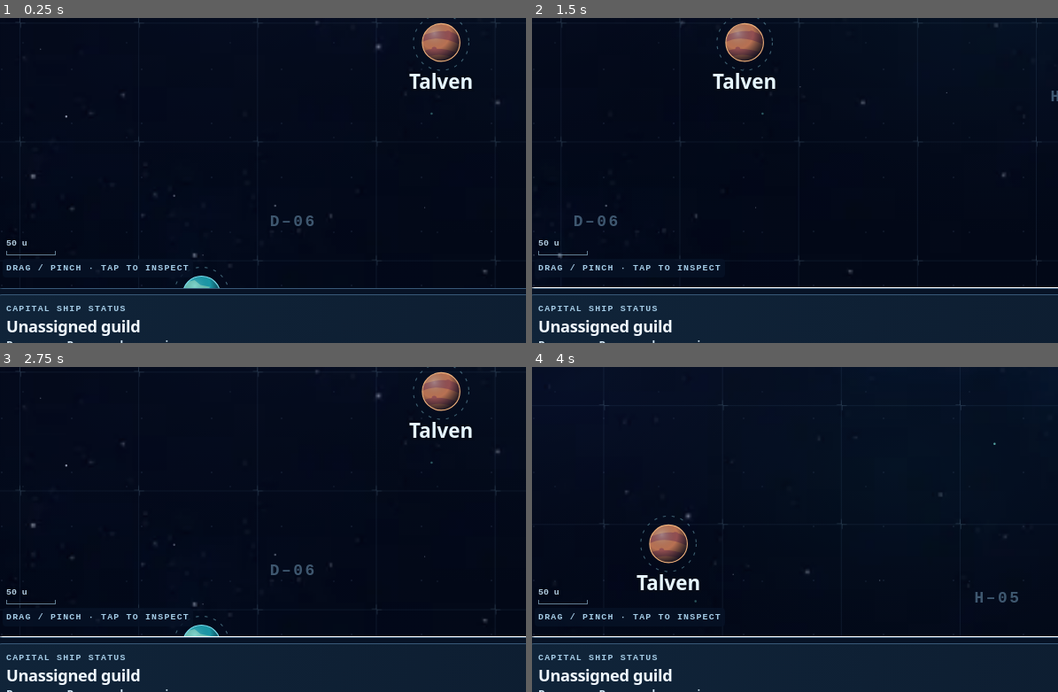
Above: before the commit, frames 1-4 (two rows, left to right).
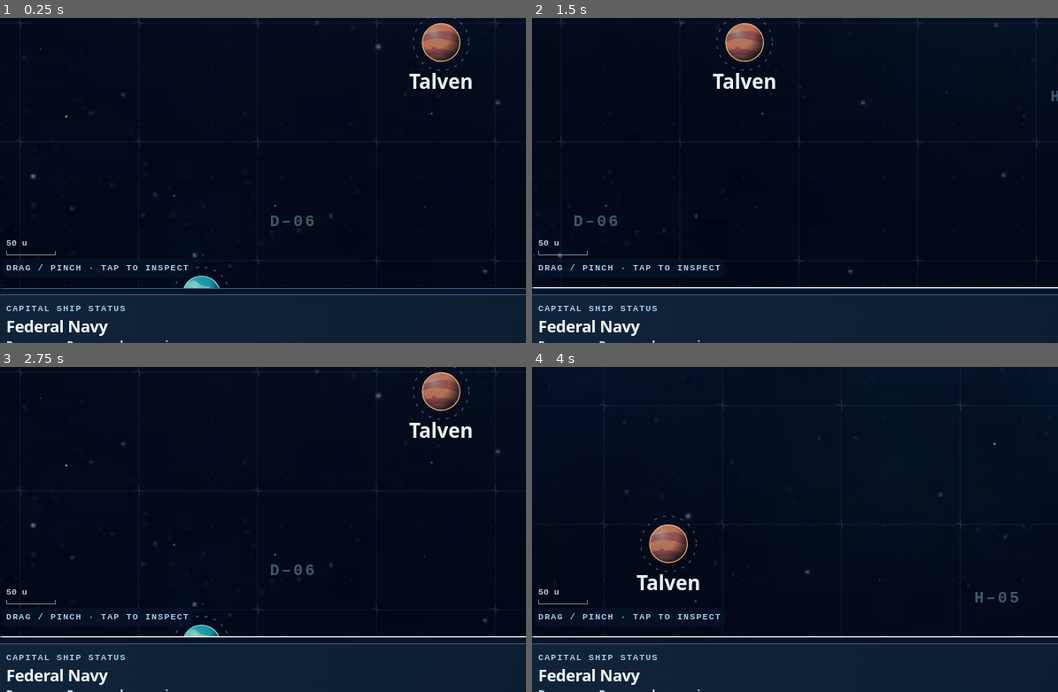
Above: after the commit, the same moments.

Repository: gambizt3-dev/rift-runner
Game: browser game, page galaxy-map.html
The game is run twice, just before and just after one commit, with the same random seed, the same clock (stepped at 60 frames per second) and the same inputs.
Inputs (mouse positions are % of the whole screen's width and height, from its top left):
- Up to frame 1 (0.25 s): no input
- Up to frame 2 (1.5 s): click (50, 43) at 0.27 s; hold Right from 1.03 s (still down); tap Ctrl at 1.1 s
- Up to frame 3 (2.75 s): release Right at 1.53 s; hold Down 1.58-1.85 s; tap Ctrl at 1.6, 2.1, 2.6 s; hold Left 1.9-2.47 s; hold Up from 2.52 s (still down)
- Up to frame 4 (4 s): release Up at 2.82 s; hold Right 2.87-3.53 s; tap Ctrl at 3.1, 3.6 s; hold Up 3.58-3.82 s; hold Left from 3.87 s (still down)
The pictures show only the part of the screen within x 1-51%, y 44-94%; the shares and areas given below are measured in that part.

The runs differ from the first frame. In frame 1, 0.6% of the frame differs, in the area x 1-27%, y 92-98%; in frame 2, 0.6%; in frame 3, 0.6%; in frame 4, 0.6%.

Commit message:
Assign Pegasus and Bifrost to the Federal Navy

Diff:
--- a/carrier-multicrew.html
+++ b/carrier-multicrew.html
@@ -108,7 +108,7 @@
  <nav class="directory-actions" aria-label="Pilot affiliation"><a href="./pilot-profile.html?view=status">Manage my affiliation</a></nav>
  <noscript><p>The online vessel registry needs JavaScript. You can still return to the Deck Map.</p></noscript>
 </main>
-<script src="./guild-vessel-identity.js?v=253"></script>
+<script src="./guild-vessel-identity.js?v=254"></script>
 <script>
 'use strict';
 (async()=>{
--- a/carrier.html
+++ b/carrier.html
@@ -15,7 +15,7 @@
 <link rel="stylesheet" href="./carrier.css?v=246">
 <script src="./pilot-credits.js?v=250" defer></script>
 <script src="./carrier-view.js?v=6" defer></script>
-<script src="./guild-vessel-identity.js?v=253" defer></script>
+<script src="./guild-vessel-identity.js?v=254" defer></script>
 <script src="./vessel-exterior.js?v=253" defer></script>
 <script src="./carrier-audio.js?v=156" defer></script>
 <script src="./carrier-particles.js?v=1" defer></script>
--- a/galaxy-map.html
+++ b/galaxy-map.html
@@ -11,7 +11,7 @@
 <script src="./pilot-missions.js?v=159" defer></script>
 <script src="./wing-rendezvous.js?v=185" defer></script>
 <script src="./galaxy-shared.js?v=220" defer></script>
-<script src="./guild-vessel-identity.js?v=253" defer></script>
+<script src="./guild-vessel-identity.js?v=254" defer></script>
 <script src="./galaxy-map.js?v=230" defer></script>
 </head>
 <body>
--- a/guild-vessel-identity.js
+++ b/guild-vessel-identity.js
@@ -4,11 +4,11 @@
  const id=value=>typeof value==='string'&&/^[a-z0-9][a-z0-9-]{0,63}$/.test(value);
  const unassigned='Unassigned guild';
  const configured={
-  guilds:[],
+  guilds:[{id:'federal-navy',name:'Federal Navy',type:'military'}],
   commanders:[{id:'bishop',name:'Bishop',title:'Admiral'},{id:'adaline',name:'Adaline',title:'Admiral'}],
   vessels:[
-   {id:'rift-carrier',designation:'Rift Carrier',name:'Pegasus',kind:'carrier',vesselClass:'Pegasus-class carrier',profession:'Military',guildId:null,commanderId:'bishop'},
-   {id:'bifrost',designation:'Bifrost',name:'Bifrost',kind:'carrier',vesselClass:'Bifrost-class carrier',profession:'Military',guildId:null,commanderId:'adaline'}
+   {id:'rift-carrier',designation:'Rift Carrier',name:'Pegasus',kind:'carrier',vesselClass:'Pegasus-class carrier',profession:'Military',guildId:'federal-navy',commanderId:'bishop'},
+   {id:'bifrost',designation:'Bifrost',name:'Bifrost',kind:'carrier',vesselClass:'Bifrost-class carrier',profession:'Military',guildId:'federal-navy',commanderId:'adaline'}
   ]
  };
  const identity=(vessel,guild,commander,status)=>Object.freeze({vessel,guild,commander,guildLabel:guild?.name??unassigned,status});
--- a/pilot-profile.html
+++ b/pilot-profile.html
@@ -12,7 +12,7 @@
 <script src="./fighter-registry.js?v=253" defer></script>
 <script src="./pilot-missions.js?v=108" defer></script>
 <script src="./wing-rendezvous.js?v=185" defer></script>
-<script src="./guild-vessel-identity.js?v=253" defer></script>
+<script src="./guild-vessel-identity.js?v=254" defer></script>
 <script src="./pilot-profile.js?v=255" defer></script>
 </head>
 <body>
--- a/tests/bifrost-directory.test.mjs
+++ b/tests/bifrost-directory.test.mjs
@@ -43,7 +43,7 @@
  assert.equal(nodes['multicrew-vessel'].textContent,'Pegasus');
  assert.equal(nodes['bifrost-vessel'].textContent,'Bifrost');
  assert.equal(nodes['bifrost-admiral'].textContent,'Admiral Adaline');
- assert.equal(nodes['bifrost-guild'].textContent,'Unassigned guild');
+ assert.equal(nodes['bifrost-guild'].textContent,'Federal Navy');
  assert.equal(nodes['bifrost-class'].textContent,'Bifrost-class carrier');
  assert.equal(nodes['bifrost-profession'].textContent,'Military');
  const bifrostArt=html.match(/<details class="company-card" id="bifrost">([^]*?)<\/details>/)[1];
--- a/tests/bifrost-exterior.test.mjs
+++ b/tests/bifrost-exterior.test.mjs
@@ -56,7 +56,7 @@
  assert.equal(nodes['carrier-guild-portrait'].hidden,false);
  const changed=await view({search:'?vessel=bifrost',response:{...published,vessel:{...published.vessel,name:'New Bifrost',admiral:'An Unknown Admiral'}}});
  assert.equal(changed.nodes['carrier-guild-vessel'].textContent,'New Bifrost');
- assert.equal(changed.nodes['carrier-company-name'].textContent,'Unassigned guild');
+ assert.equal(changed.nodes['carrier-company-name'].textContent,'Federal Navy');
  assert.equal(changed.nodes['carrier-guild-portrait'].hidden,true);
  for(const invalid of [{offline:true},{response:{...published,vessel:{...published.vessel,id:'rift-carrier'}}}]){
   const fallback=await view({...invalid,search:'?vessel=bifrost'});
--- a/tests/carrier-page.test.cjs
+++ b/tests/carrier-page.test.cjs
@@ -26,7 +26,7 @@
   assert.equal(webp.readUIntLE(24,3)+1,1024);assert.equal(webp.readUIntLE(27,3)+1,1536);
  }
  assert.doesNotMatch(page,/<(?:audio|canvas|dialog)\b/i);
- assert.deepEqual(page.match(/<script[^>]*>/g),['<script src …(86 unchanged characters)… ipt src="./guild-vessel-identity.js?v=253" defer>','<script src="./vessel-exterio …(120 unchanged characters)…
+ assert.deepEqual(page.match(/<script[^>]*>/g),['<script src …(86 unchanged characters)… ipt src="./guild-vessel-identity.js?v=254" defer>','<script src="./vessel-exterio …(120 unchanged characters)…
  assert.match(css,/object-fit:contain/);
  assert.match(css,/safe-area-inset-left/);assert.match(css,/safe-area-inset-bottom/);
 });
--- a/tests/galaxy-map.test.cjs
+++ b/tests/galaxy-map.test.cjs
@@ -58,7 +58,7 @@
  assert.doesNotMatch(html,/\bfire-button\b|\bgame\.js\b|galaxy-route|class="lanes"|galaxy-fly|galaxy-explore|galaxy-(east|west)/);
  assert.match(read('galaxy-map.css'),/\.viewport\{[^}]+touch-action:none/);
  assert.equal(q.el('galaxy-find').kids.length,27,'prompt, 19 planets, three moons, a giant asteroid, the signal and two carriers');
- assert.equal(q.carrier.attrs.get('aria-label'),'Unassigned guild · Pegasus — Pegasus-class carrier');
+ assert.equal(q.carrier.attrs.get('aria-label'),'Federal Navy · Pegasus — Pegasus-class carrier');
  assert.equal(q.carrier.kids.find(n=>n.attrs.get('class')==='carrier-art-pin').kids.find(n=>n.tag==='image').attrs.get('href'),'./captain-bridge-front.webp?v=94');
  assert.match(html,/<symbol id="carrier-map-mark"/);assert.ok(q.shape()[2]>=1200&&q.shape()[2]<=1280,'starts at the wider phone zoom');
  const before=q.position(q.carrier);
@@ -130,7 +130,7 @@
   menu.open=true;assert.notEqual(select.value,id,'native select needs a different value to emit change');
   select.value=id;select.send('change');
   assert.equal(select.value,'');assert.equal(menu.open,false);assert.equal(details.hidden,false);
-  assert.equal(q.el('location-title').textContent,'Unassigned guild');
+  assert.equal(q.el('location-title').textContent,'Federal Navy');
   assert.equal(q.el('galaxy-visit-vessel').getAttribute('href'),'./carrier.html?vessel=rift-carrier');
  };
  assert.equal(select.kids[0].disabled,true);
@@ -174,7 +174,7 @@
  for(let i=0;i<10;i++)minus.send('click');
  near(q.shape()[2],1725);assert.equal(minus.disabled,true);
  assert.equal(icon.attrs.get('display'),'none');assert.equal(dot.attrs.has('display'),false);
- assert.equal(q.carrier.attrs.get('aria-label'),'Unassigned guild · Pegasus — Pegasus-class carrier');
+ assert.equal(q.carrier.attrs.get('aria-label'),'Federal Navy · Pegasus — Pegasus-class carrier');
  const hit=q.carrier.kids.find(n=>n.attrs.get('class')==='world-hit');
  assert.ok(+hit.attrs.get('r')*2*q.rect.width/q.shape()[2]>=43.9);
  const left=q.shape()[0];q.down(330,500);q.next('pointermove',110,500);q.next('pointerup',110,500);
@@ -385,12 +385,12 @@
  const q=setup({bifrost:bifrostPose}),pin=q.el('galaxy-bifrost').kids[0],before=q.position(pin);
  const initial=q.shape();
  assert.equal(pin.getAttribute('display'),undefined);
- assert.equal(pin.getAttribute('aria-label'),'Unassigned guild · Bifrost — Bifrost-class carrier');
+ assert.equal(pin.getAttribute('aria-label'),'Federal Navy · Bifrost — Bifrost-class carrier');
  assert.equal(pin.kids.find(n=>n.attrs.get('class')==='bifrost-art-pin').kids.find(n=>n.tag==='image').attrs.get('href'),'./admiral-adaline.webp');
  q.step(60);
  assert.ok(q.position(pin)[0]>before[0]);assert.deepEqual(q.shape(),initial);
  q.tap(185,195,pin);
- assert.equal(q.el('location-title').textContent,'Unassigned guild');
+ assert.equal(q.el('location-title').textContent,'Federal Navy');
  assert.match(q.el('location-commander').textContent,/Admiral Adaline/);
  assert.match(q.el('location-route').textContent,/Outer Reach Sweep/);
  assert.equal(q.el('galaxy-bifrost-company').hidden,false);
@@ -405,7 +405,7 @@
  const far=t=>bifrostPose(t,'frontier'),q=setup({bifrost:far,search:'?vessel=bifrost'});
  const pin=q.el('galaxy-bifrost').kids[0];
  assert.equal(q.el('galaxy-sector-title').textContent,'Uncharted Frontier');
- assert.equal(q.el('location-title').textContent,'Unassigned guild');
+ assert.equal(q.el('location-title').textContent,'Federal Navy');
  assert.equal(q.el('galaxy-details').hidden,false);
  assert.equal(pin.getAttribute('display'),undefined);
  assert.equal(q.carrier.getAttribute('display'),'none');
@@ -417,13 +417,13 @@
  assert.equal(manual.el('galaxy-bifrost').kids[0].getAttribute('display'),'none');
  manual.el('galaxy-locate-bifrost').send('click');
  assert.equal(manual.el('galaxy-sector-title').textContent,'Uncharted Frontier');
- assert.equal(manual.el('location-title').textContent,'Unassigned guild');
+ assert.equal(manual.el('location-title').textContent,'Federal Navy');
 });
 test('an unavailable Bifrost feed shows a signal message and no invented chart position',()=>{
  const q=setup({bifrost:()=>({phase:'unavailable'})});
  q.el('galaxy-locate-bifrost').send('click');
  assert.equal(q.el('galaxy-bifrost').kids[0].getAttribute('display'),'none');
- assert.equal(q.el('location-title').textContent,'Unassigned guild');
+ assert.equal(q.el('location-title').textContent,'Federal Navy');
  assert.match(q.el('location-route').textContent,/signal is unavailable/);
  assert.equal(q.el('galaxy-bifrost-company').hidden,false);
  assert.equal(q.el('galaxy-visit-vessel').hidden,false);
--- a/tests/guild-vessel-identity.test.cjs
+++ b/tests/guild-vessel-identity.test.cjs
@@ -7,16 +7,18 @@
  const window={location:{hostname},fetch};
  vm.runInNewContext(program,{window});return window.RiftVesselIdentity;
 }
-test('public seeds preserve physical carrier and commander identity but do not invent a guild',()=>{
+test('public seeds preserve physical carrier and commander identity under the shared Federal Navy guild',()=>{
  const api=run();
  assert.deepEqual(clean(api.ids),['rift-carrier','bifrost']);
  for(const [id,name,commanderId] of [['rift-carrier','Pegasus','bishop'],['bifrost','Bifrost','adaline']]){
   const record=api.get(id);
   assert.equal(record.vessel.id,id);assert.equal(record.vessel.locationVesselId,id);assert.deepEqual(clean(record.vessel.crewRefs),[]);assert.equal(record.vessel.name,name);assert.equal(record.vessel.profession,'Military');
-  assert.equal(record.guild,null);assert.equal(record.vessel.guildId,null);assert.equal(record.guildLabel,'Unassigned guild');
+  assert.deepEqual(clean(record.guild),{id:'federal-navy',name:'Federal Navy',type:'military'});
+  assert.equal(record.vessel.guildId,'federal-navy');assert.equal(record.guildLabel,'Federal Navy');
   assert.equal(record.commander.id,commanderId);assert.equal(record.commander.title,'Admiral');
   assert.ok(Object.isFrozen(record)&&Object.isFrozen(record.vessel)&&Object.isFrozen(record.commander));
  }
+ assert.deepEqual(clean(api.listGuild('federal-navy')).map(record=>record.vessel.id),['rift-carrier','bifrost']);
  assert.equal(api.get('pegasus'),null);
 });
 test('one guild can own separately identified vessels; replacing one preserves guild without copying assignments',()=>{
@@ -49,7 +51,7 @@
  const api=run('rift-runner.boundlessghost16.chatgpt.site',async(url,options)=>{calls.push([url,options]);return {ok:true,json:async()=>payload};});
  const [a,b]=await Promise.all([api.load('bifrost'),api.load('bifrost')]);
  assert.deepEqual(clean(calls),[['https://rift-runner.gambizt3.workers.dev/api/multicrew/vessels/bifrost',{credentials:'omit',cache:'no-store',redirect:'error'}]]);
- assert.equal(a,b);assert.equal(a.status,'live');assert.equal(a.guild,null);assert.equal(a.commander.id,'adaline');assert.equal(a.vessel.location,undefined);
+ assert.equal(a,b);assert.equal(a.status,'live');assert.equal(a.guild.id,'federal-navy');assert.equal(a.commander.id,'adaline');assert.equal(a.vessel.location,undefined);
  assert.equal(await api.load('unknown'),null);
  payload={...payload,vessel:{...valid,id:'rift-carrier'}};assert.equal((await api.load('bifrost')).status,'fallback');
  payload={...payload,vessel:{...valid,admiral:'Someone New'}};const newCommander=(await api.load('bifrost')).commander;
